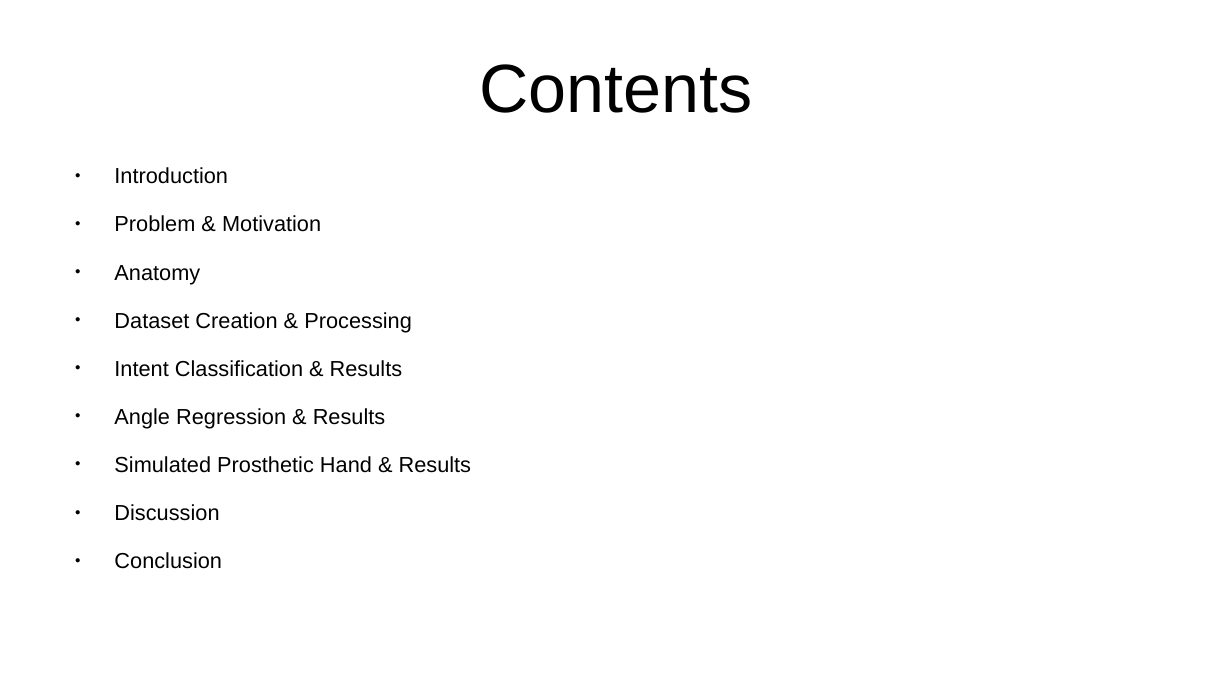
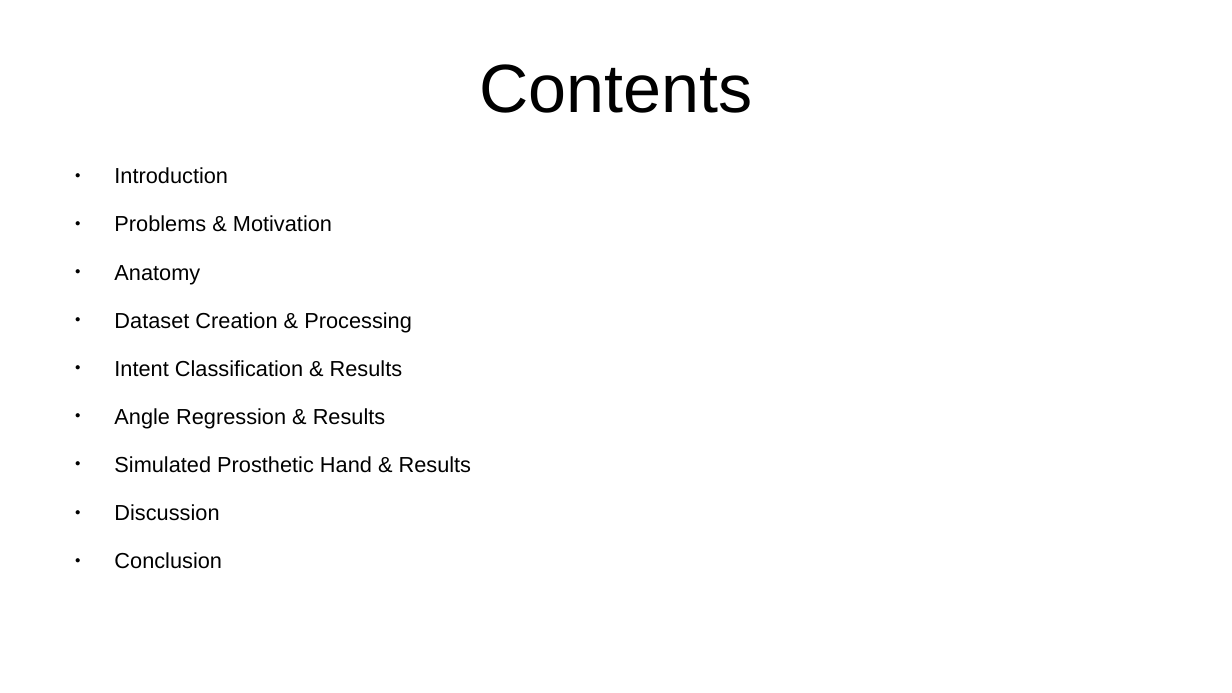
Before and after one commit to thom9258/masters-thesis, a slide deck: slide 2 of presentation/Presentation.odp. Drawn at 1232x693 pixels with LibreOffice and Linux fonts; fonts in the diff are those of the drawing. Boxes give left, top, right and bottom in pixels: in the first picture for what was removed or moved away, otherwise in the second. Text is boxed around its words. In the diff, an @@ line names an element or a change of style, - is before the commit and + after.

```diff
--- a/presentation/Presentation.odp
+++ b/presentation/Presentation.odp
@@ text at <box>114,215,332,232</box>: text changed @@
-● Problem & Motivation
+● Problems & Motivation
```
Also in this commit, not shown: 3 other slides changed, 1 other file.
